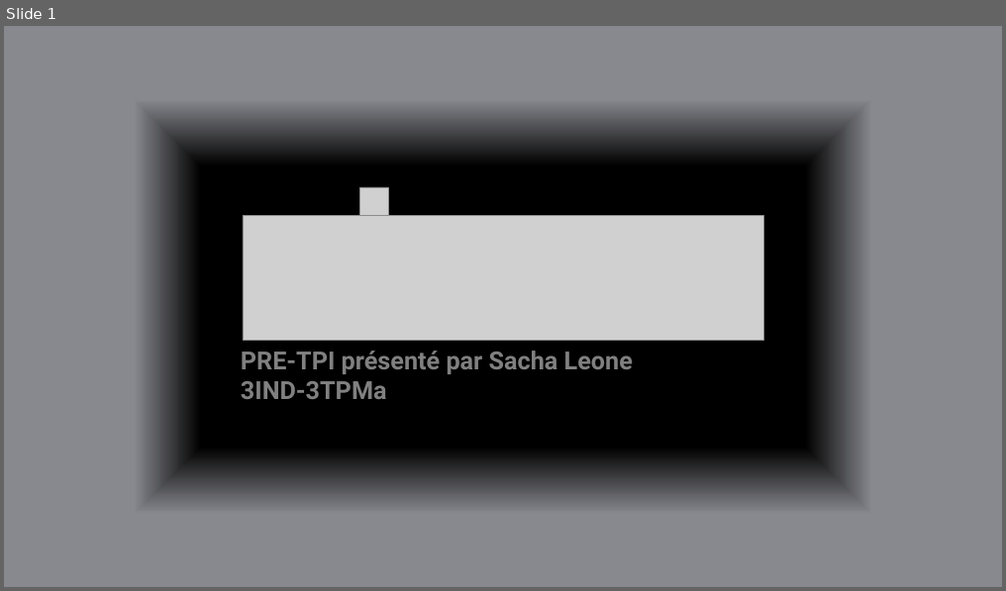
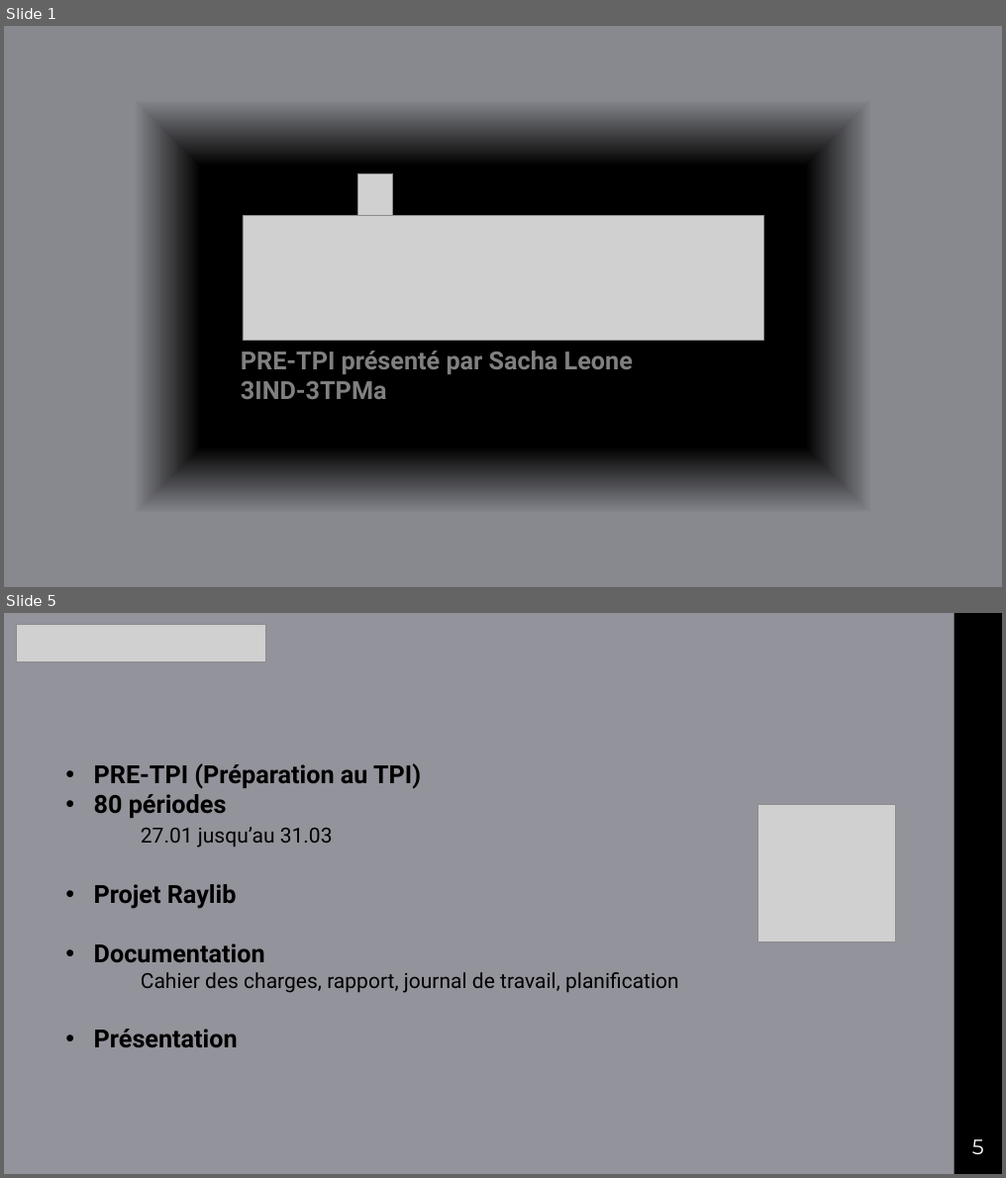
Before and after one commit to sacha-riccardo-leone/DIMEN, a slide deck: Doc/Présentation/Présentation_DIMEN.pptx. Shown one above the other, each under a label of ours: slide 1 before the commit, slides 1 and 5 after it; the slides between them are not shown. The pictures are 1006x591 and 1006x1178 pixels, drawn with LibreOffice and Linux fonts; fonts in the diff are those of the drawing; grey boxes stand for pictures. Boxes give left, top, right and bottom in pixels: in the first picture for what was removed or moved away, otherwise in the second. Text is boxed around its words. In the diff, an @@ line names an element or a change of style, - is before the commit and + after.

```diff
--- a/Doc/Présentation/Présentation_DIMEN.pptx
+++ b/Doc/Présentation/Présentation_DIMEN.pptx
@@ slide 5 added at [4,613,1002,1174], background #93939B @@
@@ picture added at [17,624,266,662] @@
@@ rectangle added at [954,613,1002,1174], fill #000000 @@
@@ text added at [94,763,679,1048], 20 pt, text #000000 @@
+• PRE-TPI (Préparation au TPI)
+• 80 périodes
+  27.01 jusqu’au 31.03
+• Projet Raylib
+• Documentation
+Cahier des charges, rapport, journal de travail, planification
+• Présentation
@@ picture added at [757,805,895,942] @@
@@ page number added at [972,1140,984,1155], 20 pt, text #FFFFFF @@
+5
@@ slide 1 changed as well @@
@@ picture: place and size @@
-picture at [360,187,389,216]
+picture at [357,174,392,215]
```
Also in this commit, not shown: 18 other slides added, 4 slides removed, 48 other files.
